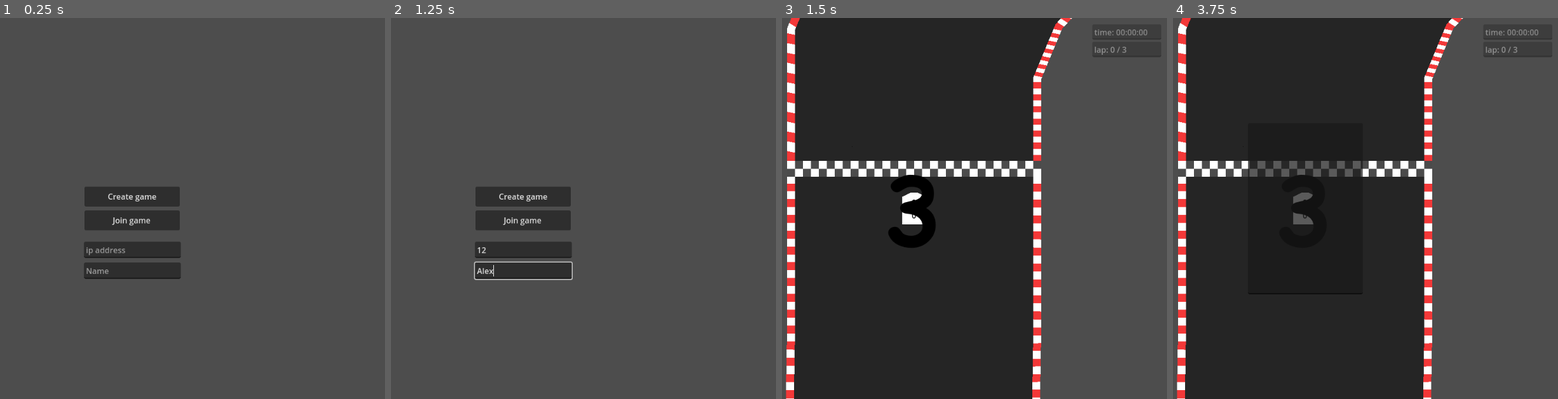
Above: before the commit, frames 1-4 (left to right).
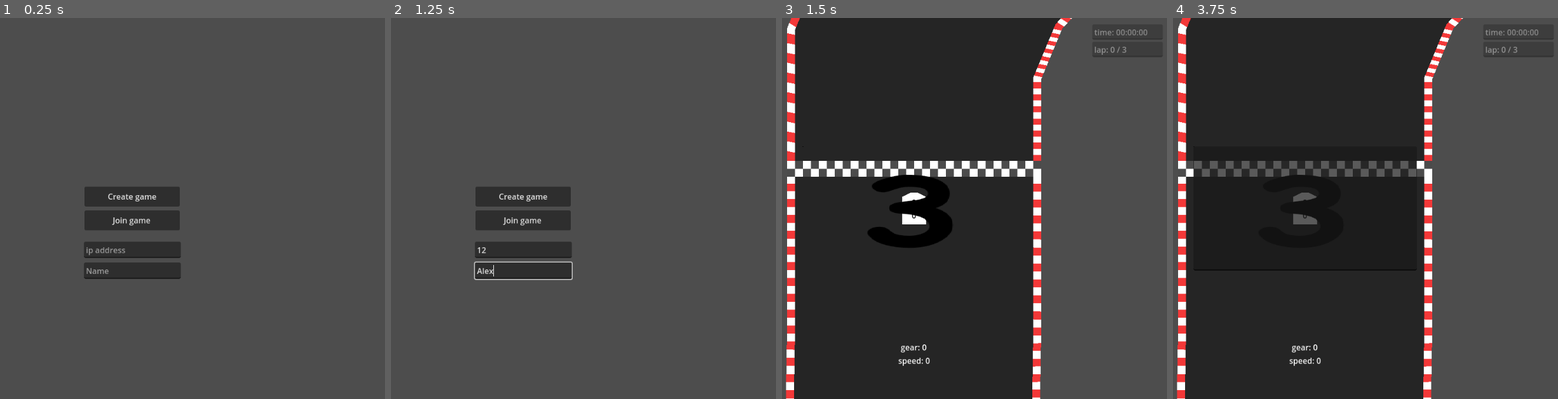
Above: after the commit, the same moments.

Repository: Tab-e-n/web-racing-game
Game: Godot game, scene res://menu.tscn
Two runs of this game, one before a commit and one after it. Both use one fixed random seed, a clock stepped at 60 frames per second and the inputs below.
Inputs (mouse positions are in pixels of both pictures, inside the frame that each line leads up to):
- Up to frame 1 (0.25 s): no input
- Up to frame 2 (1.25 s): click (521, 250) at 0.52 s; type "12" at 0.6 s; click (521, 269) at 0.75 s; type "Alex" at 0.83 s
- Up to frame 3 (1.5 s): click "Create game" at 1.25 s
- Up to frame 4 (3.75 s): tap Enter at 2, 3.5 s; hold Right (right) 2.03-2.78 s; hold Shift (shift) 2.03-2.78 s; tap Space at 2.75 s; hold Down (down) 2.78-3.53 s; tap Delete at 2.85 s; hold Right (right) from 3.53 s (still down); hold Tab from 3.53 s (still down)

Frames 1-2 are identical in both runs. In frame 3, 1.5% of the frame differs, in the area x 22-99%, y 5-92%; in frame 4, 1.5%.

Commit message:
car_data a vote

Diff:
--- a/Scripts/Netcode.gd
+++ b/Scripts/Netcode.gd
@@ -252,6 +252,9 @@
 			break
 
 	print(vote_options)
+	for child in (get_tree().current_scene as Gameplay).get_children(): #tohle je asi spatne
+		if child.name == "camera":
+			child.start_vote()
 
 
 @rpc("authority", "call_local", "reliable")
--- a/Scripts/camera.gd
+++ b/Scripts/camera.gd
@@ -1,9 +1,11 @@
 extends Camera2D
 
 var countdown_textures = [load("res://Textures/ui/countdown/0.png"),
-	load("res://Textures/ui/countdown/1.png"),
-	load("res://Textures/ui/countdown/2.png"),
-	load("res://Textures/ui/countdown/3.png")]
+						load("res://Textures/ui/countdown/1.png"),
+						load("res://Textures/ui/countdown/2.png"),
+						load("res://Textures/ui/countdown/3.png")]
+
+var vote_buttons;
 
 var fadeout_speed_countdown : float = 0.005
 var fadeout_speed_finish : float = 0.01
@@ -12,12 +14,18 @@
 
 var race_finished : bool = false
 
+var voting : bool = false
+
 var player_count_buffer = 0
 
 
 
 func _ready():
 	$on_finish_image.modulate = Color(0, 0, 0, 0)
+	vote_buttons = [$vote_buttons/b1, $vote_buttons/b2, $vote_buttons/b3, $vote_buttons/b4]
+
+	for i in range(len(vote_buttons)):
+		vote_buttons[i].connect("button_down", vote_button_pressed.bind([i]))
 
 
 func _physics_process(_delta):
@@ -48,6 +56,10 @@
 		$countdown.modulate = Color(0, 0, 0, 1)
 		$countdown.texture = countdown_textures[int((get_parent() as Gameplay).countdown) + 1]
 
+		if voting:
+			$vote_buttons.visible = false
+			voting = false
+
 	elif $countdown.modulate.a > 0:
 		$countdown.texture = countdown_textures[0]
 		fade_out($countdown, fadeout_speed_countdown)
@@ -65,12 +77,20 @@
 	#player list
 	if Input.is_key_pressed(KEY_TAB):
 		$player_list.visible = true
-	else:
+	elif $player_list.visible == true:
 		$player_list.visible = false
 
 	if(player_count_buffer != len(Net.players)):
 		update_player_list()
 	player_count_buffer = len(Net.players)
+
+	#car stats
+	$"car_stats/gear".text = "gear: " + str($"../Racecar".gear)
+	$"car_stats/speed".text = "speed: " + str(int($"../Racecar".curr_speed))
+
+
+func vote_button_pressed(args):
+	Net.vote_map(args[0])
 
 
 func update_player_list():
@@ -95,6 +115,14 @@
 	return text
 
 
+func start_vote():
+	$vote_buttons.visible = true
+	voting = true
+
+	for i in range(len(vote_buttons)):
+		vote_buttons[i].text = Net.vote_options[i]
+
+
 func _on_gameplay_race_finished(final_time):
 	$on_finish_image.modulate = Color(0, 0, 0, 1)
 	$score/timer.text = format_time(final_time)
--- a/gameplay.tscn
+++ b/gameplay.tscn
@@ -28,9 +28,9 @@
 anchor_top = 0.5
 anchor_right = 0.5
 anchor_bottom = 0.5
-offset_left = -125.0
+offset_left = -225.0
 offset_top = -125.0
-offset_right = 125.0
+offset_right = 225.0
 offset_bottom = 125.0
 grow_horizontal = 2
 grow_vertical = 2
@@ -43,9 +43,9 @@
 anchor_right = 0.5
 anchor_bottom = 0.5
 offset_left = -225.0
-offset_top = -75.0
+offset_top = -125.0
 offset_right = 225.0
-offset_bottom = 75.0
+offset_bottom = 125.0
 grow_horizontal = 2
 grow_vertical = 2
 texture = ExtResource("7_ta2gp")
@@ -53,8 +53,8 @@
 [node name="score" type="VBoxContainer" parent="camera"]
 offset_left = 359.0
 offset_top = -371.0
-offset_right = 498.0
-offset_bottom = -305.0
+offset_right = 501.0
+offset_bottom = -297.0
 
 [node name="timer" type="LineEdit" parent="camera/score"]
 layout_mode = 2
@@ -79,10 +79,10 @@
 anchor_top = 0.5
 anchor_right = 0.5
 anchor_bottom = 0.5
-offset_left = -115.5
-offset_top = -172.5
-offset_right = 115.5
-offset_bottom = 172.5
+offset_left = -225.0
+offset_top = -125.0
+offset_right = 225.0
+offset_bottom = 125.0
 grow_horizontal = 2
 grow_vertical = 2
 editable = false
@@ -94,4 +94,63 @@
 virtual_keyboard_enabled = false
 middle_mouse_paste_enabled = false
 
+[node name="car_stats" type="VBoxContainer" parent="camera"]
+anchors_preset = 8
+anchor_left = 0.5
+anchor_top = 0.5
+anchor_right = 0.5
+anchor_bottom = 0.5
+offset_left = -106.0
+offset_top = 268.0
+offset_right = 106.0
+offset_bottom = 324.0
+grow_horizontal = 2
+grow_vertical = 2
+
+[node name="gear" type="Label" parent="camera/car_stats"]
+layout_mode = 2
+size_flags_horizontal = 4
+text = "gear 0"
+horizontal_alignment = 1
+vertical_alignment = 1
+
+[node name="speed" type="Label" parent="camera/car_stats"]
+layout_mode = 2
+size_flags_horizontal = 4
+text = "speed: 0
+"
+horizontal_alignment = 1
+vertical_alignment = 1
+
+[node name="vote_buttons" type="HBoxContainer" parent="camera"]
+visible = false
+anchors_preset = 8
+anchor_left = 0.5
+anchor_top = 0.5
+anchor_right = 0.5
+anchor_bottom = 0.5
+offset_left = -366.0
+offset_top = -277.0
+offset_right = 366.0
+offset_bottom = -183.0
+grow_horizontal = 2
+grow_vertical = 2
+
+[node name="b1" type="Button" parent="camera/vote_buttons"]
+custom_minimum_size = Vector2(180, 0)
+layout_mode = 2
+
+[node name="b2" type="Button" parent="camera/vote_buttons"]
+custom_minimum_size = Vector2(180, 0)
+layout_mode = 2
+
+[node name="b3" type="Button" parent="camera/vote_buttons"]
+custom_minimum_size = Vector2(180, 0)
+layout_mode = 2
+
+[node name="b4" type="Button" parent="camera/vote_buttons"]
+custom_minimum_size = Vector2(180, 0)
+layout_mode = 2
+text = "random"
+
 [connection signal="race_finished" from="." to="camera" method="_on_gameplay_race_finished"]
